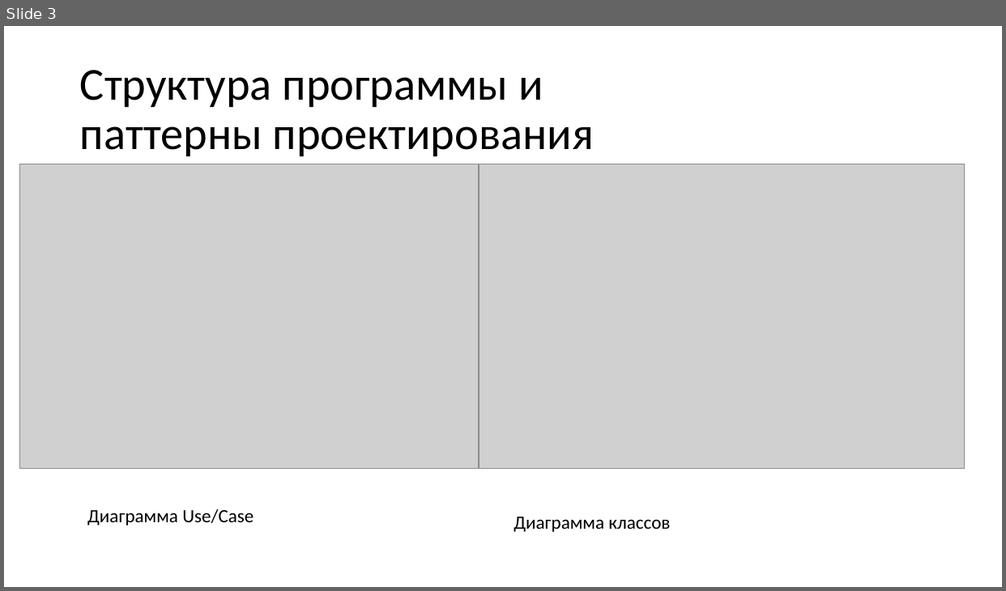
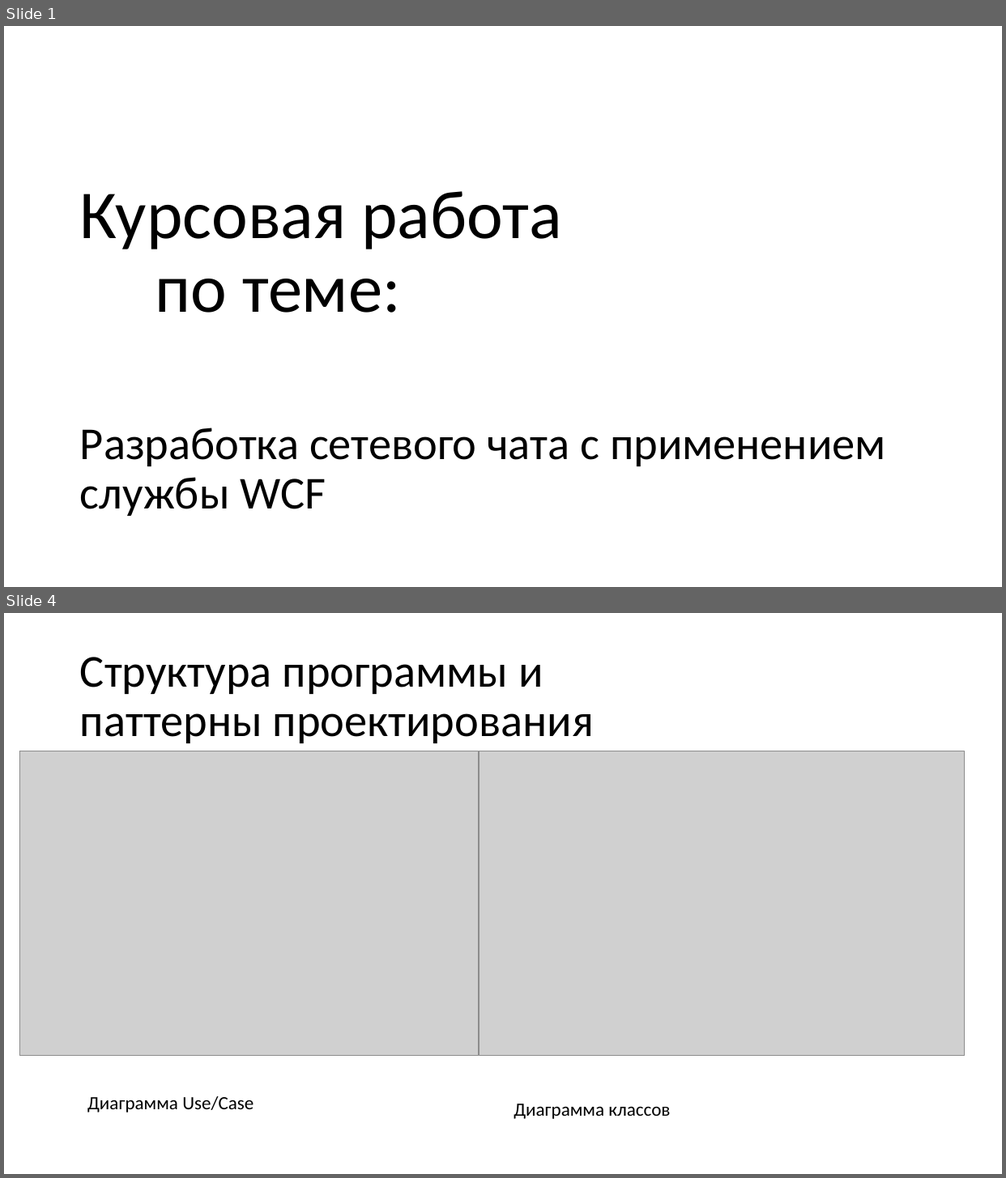
Before and after one commit to kolupan6/wcf_chat, a slide deck: pres.pptx. Shown one above the other, each under a label of ours: slide 3 before the commit, slides 1 and 4 after it; the slides between them are not shown. The pictures are 1006x591 and 1006x1178 pixels, drawn with LibreOffice and Linux fonts; fonts in the diff are those of the drawing; grey boxes stand for pictures. Boxes give left, top, right and bottom in pixels: in the first picture for what was removed or moved away, otherwise in the second. Text is boxed around its words. In the diff, an @@ line names an element or a change of style, - is before the commit and + after.

```diff
--- a/pres.pptx
+++ b/pres.pptx
@@ slide 1 added at <box>4,26,1002,587</box>, background #FFFFFF @@
@@ text added at <box>80,191,886,516</box>, 44 pt, text #000000 @@
+Курсовая работа
+по теме:
+Разработка сетевого чата с применением службы WCF
@@ what was slide 3 is now slide 4 @@
```
Also in this commit, not shown: 2 slides changed, 3 other slides added, 1 slide removed.
